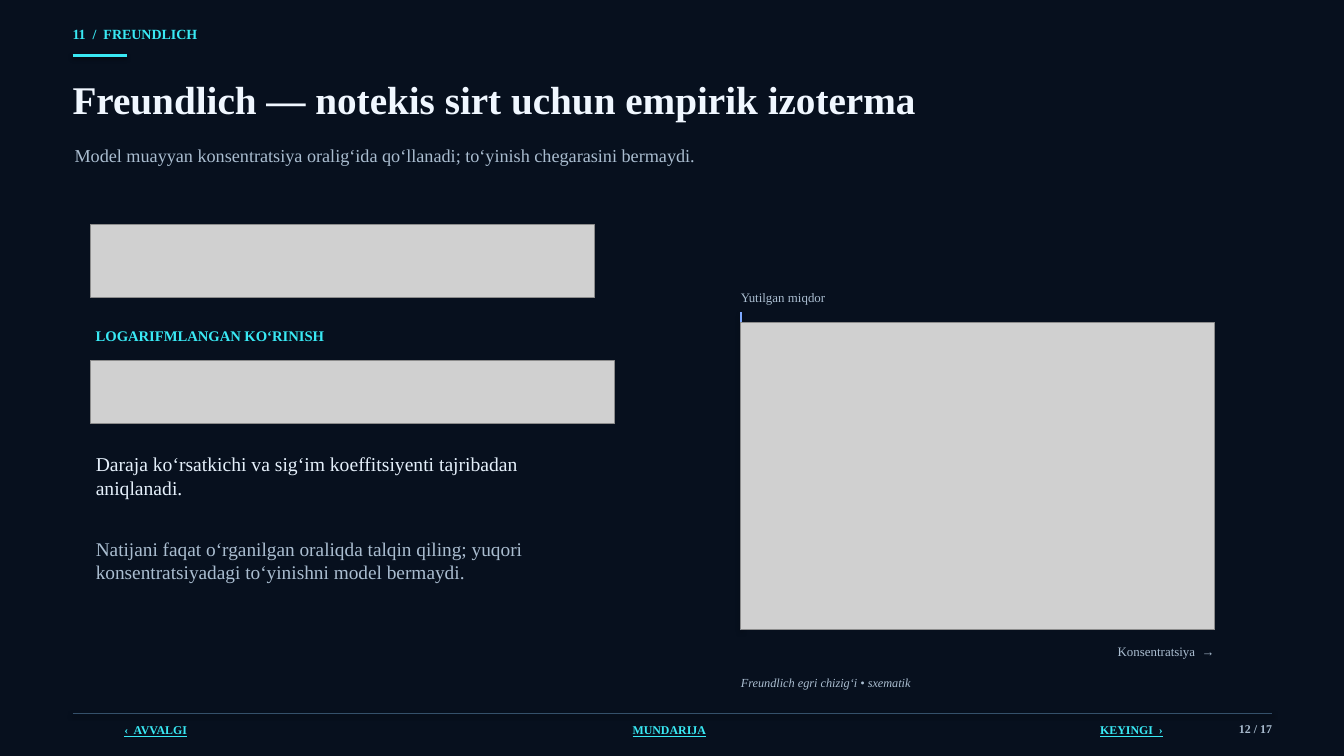
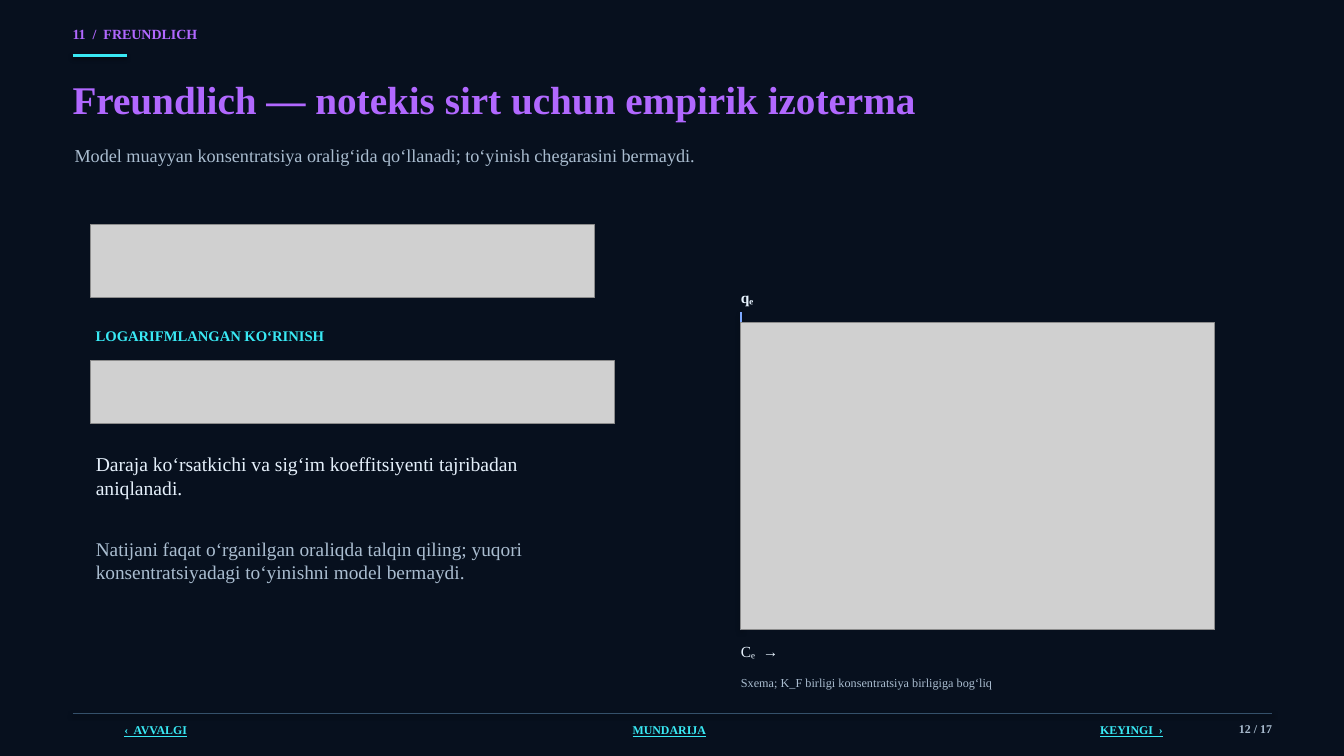
Before and after one commit to jabborovd18-collab/taqdimot-fayllari, a slide deck: slide 12 of sirt_hodisalari_adsorbsiya_ilmi.pptx. Drawn at 1344x756 pixels with LibreOffice and Linux fonts; fonts in the diff are those of the drawing; grey boxes stand for pictures; background and template pictures are left out. Boxes give left, top, right and bottom in pixels: in the first picture for what was removed or moved away, otherwise in the second. Text is boxed around its words. In the diff, an @@ line names an element or a change of style, - is before the commit and + after.

```diff
--- a/sirt_hodisalari_adsorbsiya_ilmi.pptx
+++ b/sirt_hodisalari_adsorbsiya_ilmi.pptx
@@ text "11 / FREUNDLICH" at [73, 29, 197, 39]: text colour #39E9F4 to #B168FF @@
@@ text "Freundlich — notekis sirt uchun ..." at [73, 86, 916, 122]: text colour #F0F7FF to #B168FF @@
@@ text at [741, 295, 754, 307]: text changed; size 9.2 to 11 pt; text colour #AABDD0 to #E8F4FF; bold on @@
-Yutilgan miqdor
+qₑ
@@ text at [741, 646, 755, 659]: text changed; size 9.2 to 11 pt; text colour #AABDD0 to #E8F4FF @@
-Konsentratsiya →
+Cₑ →
@@ text at [741, 678, 992, 689]: text changed; size 8.8 to 8.7 pt; italic off @@
-Freundlich egri chizig‘i • sxematik
+Sxema; K_F birligi konsentratsiya birligiga bog‘liq
```
Also in this commit, not shown: 6 other slides changed.
